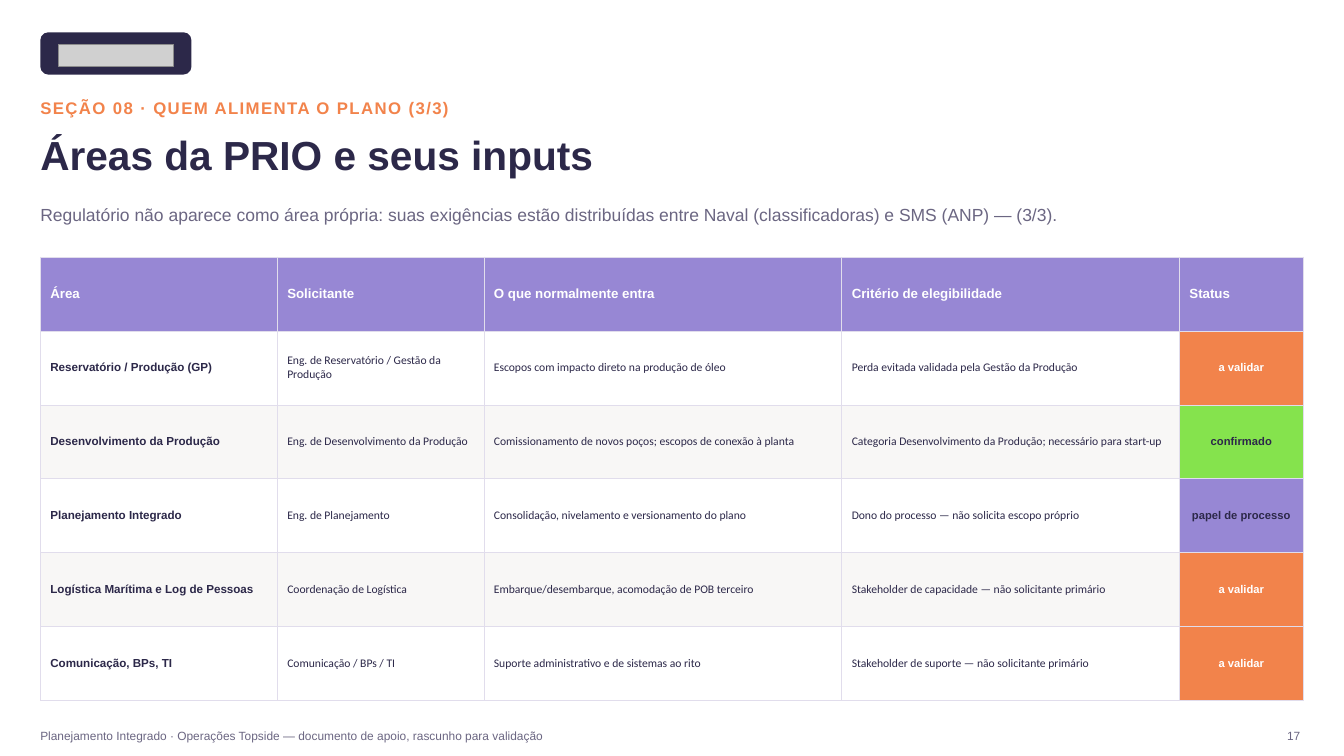
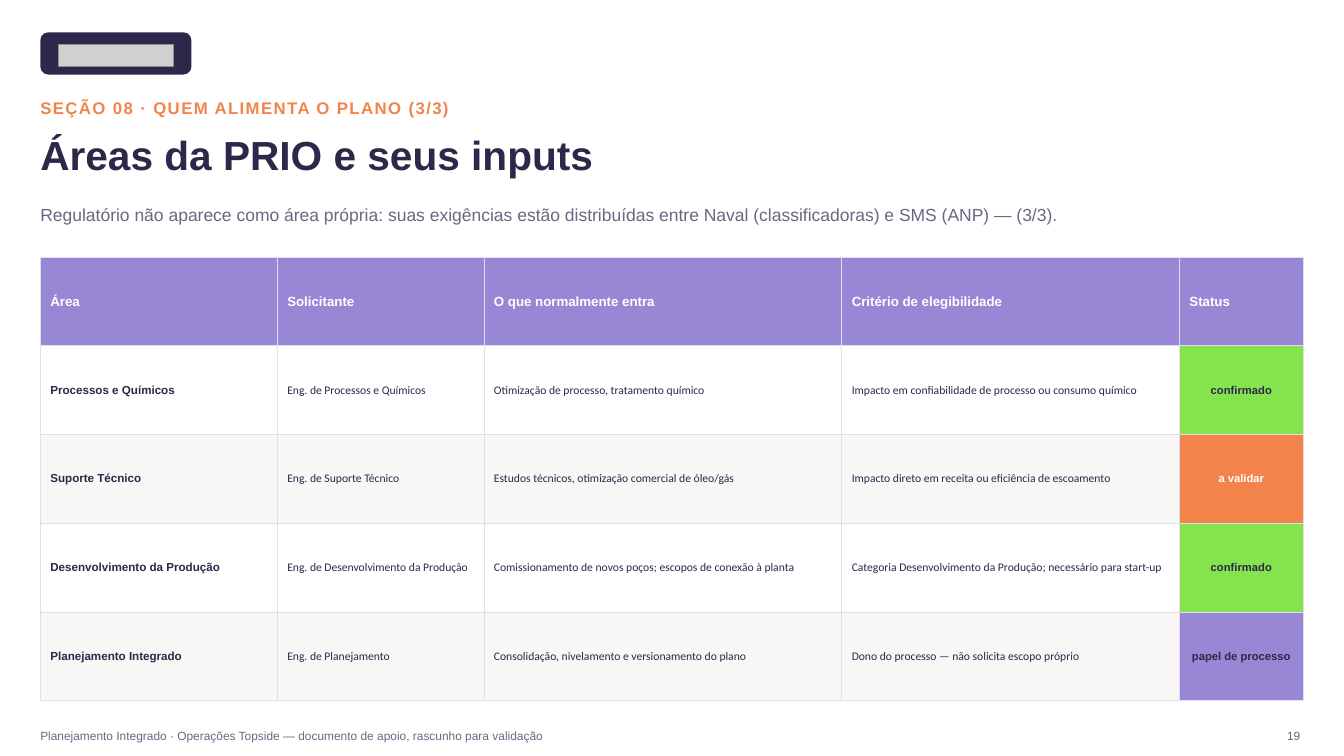
Before and after one commit to LucasRibaas/Planejamento, a slide deck: slide 20 of Planejamento_Integrado_Operacoes_Topside.pptx (slide 18 before the commit). Drawn at 1344x756 pixels with LibreOffice and Linux fonts; fonts in the diff are those of the drawing; grey boxes stand for pictures. Boxes give left, top, right and bottom in pixels: in the first picture for what was removed or moved away, otherwise in the second. Text is boxed around its words. In the diff, an @@ line names an element or a change of style, - is before the commit and + after.

```diff
--- a/Planejamento_Integrado_Operacoes_Topside.pptx
+++ b/Planejamento_Integrado_Operacoes_Topside.pptx
@@ table at box(40, 257, 1304, 701) @@
-row 2: Reservatório / Produção (GP) | Eng. de Reservatório / Gestão da Produção | Escopos com impacto direto na produção de óleo | Perda evitada validada pela Gestão da Produção | a validar
+row 2: Processos e Químicos | Eng. de Processos e Químicos | Otimização de processo, tratamento químico | Impacto em confiabilidade de processo ou consumo químico | confirmado
+row 3: Suporte Técnico | Eng. de Suporte Técnico | Estudos técnicos, otimização comercial de óleo/gás | Impacto direto em receita ou eficiência de escoamento | a validar
-row 5: Logística Marítima e Log de Pessoas | Coordenação de Logística | Embarque/desembarque, acomodação de POB terceiro | Stakeholder de capacidade — não solicitante primário | a validar
-row 6: Comunicação, BPs, TI | Comunicação / BPs / TI | Suporte administrativo e de sistemas ao rito | Stakeholder de suporte — não solicitante primário | a validar
@@ text at box(1287, 732, 1300, 740): text changed @@
-17
+19
```
Also in this commit, not shown: 22 other slides changed, 2 slides added, 1 other file.
